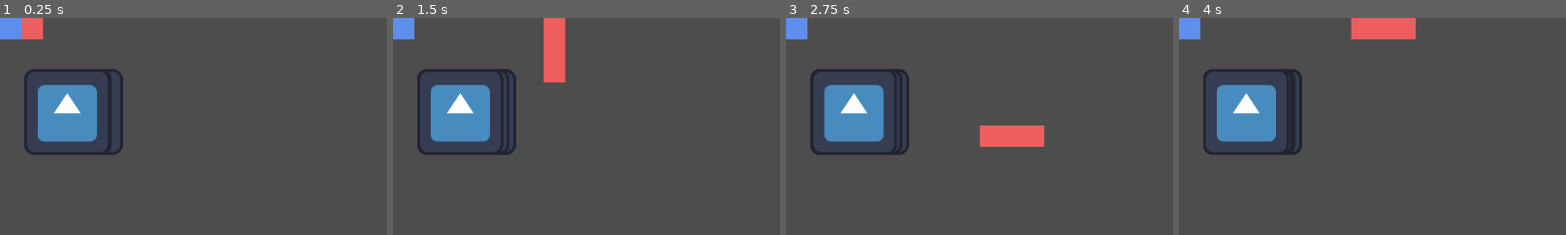
Above: before the commit, frames 1-4 (left to right).
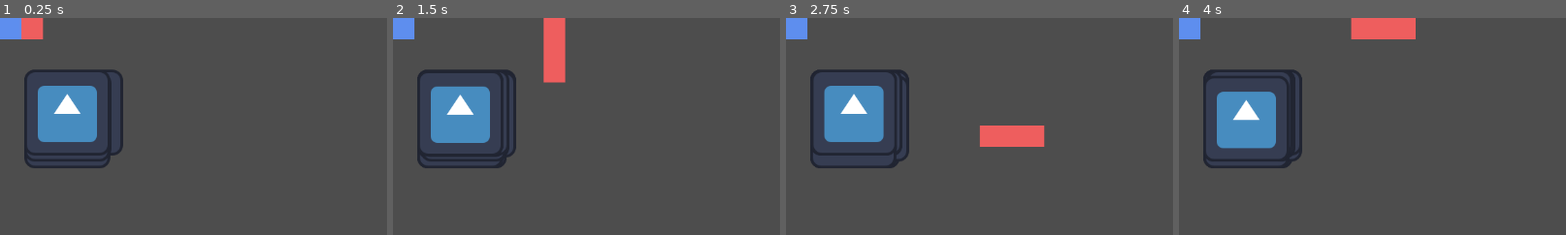
Above: after the commit, the same moments.

Repository: arrowira/MiniJam196Snake
Game: Godot game, scene res://scenes/main.tscn
Two runs of this game, one before a commit and one after it. Both use one fixed random seed, a clock stepped at 60 frames per second and the inputs below. The engine's default icon, where the game draws it, is replaced by a stand-in: a white triangle on a blue panel in a dark square.
Inputs:
- Up to frame 1 (0.25 s): no input
- Up to frame 2 (1.5 s): hold Right (p1right) 0.53-1.28 s; hold Down (p1down) from 1.28 s (still down)
- Up to frame 3 (2.75 s): release Down (p1down) at 2.03 s; hold Right (p1right) from 2.03 s (still down)
- Up to frame 4 (4 s): release Right (p1right) at 2.78 s; hold Up (p1up) 2.78-3.53 s; hold Left (p1left) from 3.53 s (still down)
The pictures show only the part of the screen within x 0-50%, y 0-50%; the shares and areas given below are measured in that part.

The runs differ from the first frame. In frame 1, 1.1% of the frame differs, in the area x 6-32%, y 23-70%; in frame 2, 1.7%; in frame 3, 0.8%; in frame 4, 2.8%.

Commit message:
applefix

Diff:
--- a/minijam-196-proj/scripts/apple_spawner.gd
+++ b/minijam-196-proj/scripts/apple_spawner.gd
@@ -7,5 +7,5 @@
 
 func Spawn():
 	var A = Apple.instantiate()
-	A.position = Vector2(640/(32*randi_range(1, 20)), 640/(32*32*randi_range(1, 20)))
+	A.position = Vector2(640/(32*randi_range(1, 20)), 640/(32*randi_range(1, 20)))
 	add_child(A)
